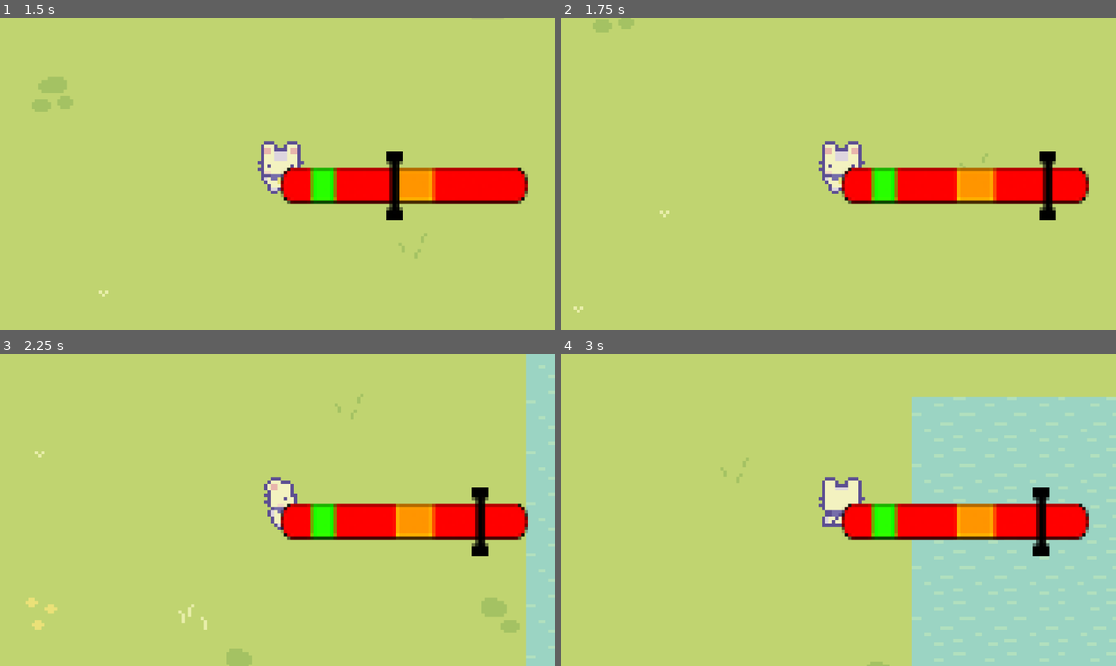
Above: before the commit, frames 1-4 (two rows, left to right).
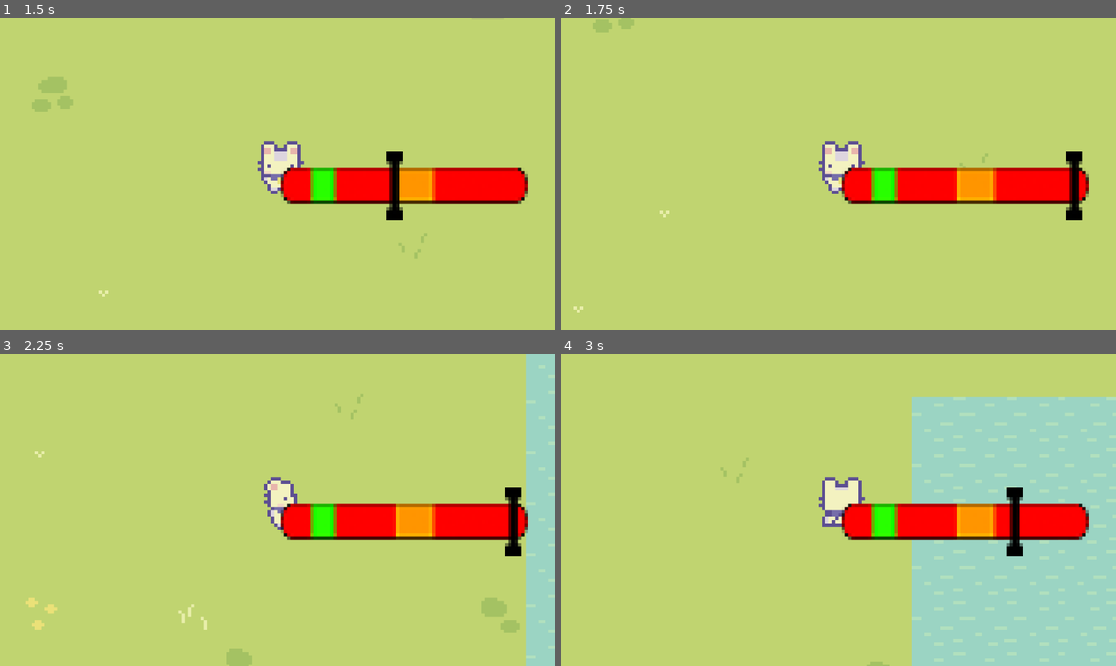
Above: after the commit, the same moments.

Repository: johnf008/Campfire-Project-One
Game: Godot game, scene res://main.tscn
Two runs of this game, one before a commit and one after it. Both use one fixed random seed, a clock stepped at 60 frames per second and the inputs below.
Inputs:
- Up to frame 1 (1.5 s): tap Enter (ui_accept) at 0.5, 0.6, 0.77, 1.07 s; hold D (right) 0.53-1.28 s; hold S (down) from 1.28 s (still down); tap Alt at 1.35 s
- Up to frame 2 (1.75 s): keep holding S (down); tap Enter (ui_accept) at 1.52, 1.55 s
- Up to frame 3 (2.25 s): tap Enter (ui_accept) at 1.82 s; release S (down) at 2.03 s; hold D (right) from 2.03 s (still down); tap Shift at 2.1 s
- Up to frame 4 (3 s): tap Enter (ui_accept) at 2.3, 2.85 s; release D (right) at 2.78 s; hold Space (up) from 2.78 s (still down)

Frame 1 is identical in both runs. In frame 2, 1.0% of the frame differs, in the area x 86-94%, y 42-65%; in frame 3, 1.0%; in frame 4, 1.0%, in the area x 80-89%, y 42-65%.

Commit message:
bro signals solved 32 minutes of brainstorming in like 3 seconds

Diff:
--- a/event_bar.gd
+++ b/event_bar.gd
@@ -14,6 +14,8 @@
 var x_end_position: float
 var green_range_x = Vector2(8,13)
 var orange_range_x = Vector2(28, 36)
+
+var ready_for_input = true
 
 func _ready() -> void:
 	x_end_position = global_position.x - (indicator.size.x) / 2
@@ -34,9 +36,9 @@
 		_finish(true)
 
 func _input(_event: InputEvent) -> void:
-	if Input.is_action_just_pressed("ui_accept"):
-		cooldown.emit()
+	if Input.is_action_just_pressed("ui_accept") and ready_for_input:
 		_finish()
+		ready_for_input = false
 
 func _finish(normalDone = false):
 	set_process(false)
@@ -70,3 +72,8 @@
 func reset():
 	start()
 	set_process(true)
+
+
+
+func _on_game_start_again() -> void:
+	ready_for_input = true
--- a/game.gd
+++ b/game.gd
@@ -2,33 +2,27 @@
 
 @export var event_bar: TextureRect
 
-var cooldown = false
+signal startAgain()
 
 func _on_event_bar_fail() -> void:
 	print("Bro you failed")
 	_reset()
-	cooldown = false
 
 func _on_event_bar_green_done() -> void:
 	print("Did it land on green?")
 	_reset()
-	cooldown = false
 
 func _on_event_bar_orange_done() -> void:
 	print("Did it land on orange?")
 	_reset()
-	cooldown = false
 
 func _on_event_bar_regular_done() -> void:
 	print("Did it land on regular")
 	_reset()
-	cooldown = false
 
 func _reset():
-	if cooldown == true:
 		await get_tree().create_timer(1).timeout
 		event_bar.reset()
 
-
-func _on_event_bar_cooldown() -> void:
-	cooldown = true
+		#i need something here that tells the game yo we're ready for another input
+		startAgain.emit()
--- a/main.tscn
+++ b/main.tscn
@@ -377,7 +377,7 @@
 position = Vector2(677, 422)
 shape = SubResource("RectangleShape2D_272bh")
 
-[connection signal="cooldown" from="Game/CharacterBody2D/Sprite2D/EventBar" to="Game" method="_on_event_bar_cooldown"]
+[connection signal="startAgain" from="Game" to="Game/CharacterBody2D/Sprite2D/EventBar" method="_on_game_start_again"]
 [connection signal="fail" from="Game/CharacterBody2D/Sprite2D/EventBar" to="Game" method="_on_event_bar_fail"]
 [connection signal="green_done" from="Game/CharacterBody2D/Sprite2D/EventBar" to="Game" method="_on_event_bar_green_done"]
 [connection signal="orange_done" from="Game/CharacterBody2D/Sprite2D/EventBar" to="Game" method="_on_event_bar_orange_done"]
